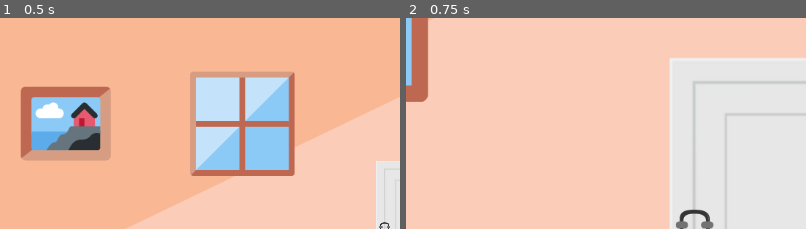
Above: before the commit, frames 1-2 (left to right).
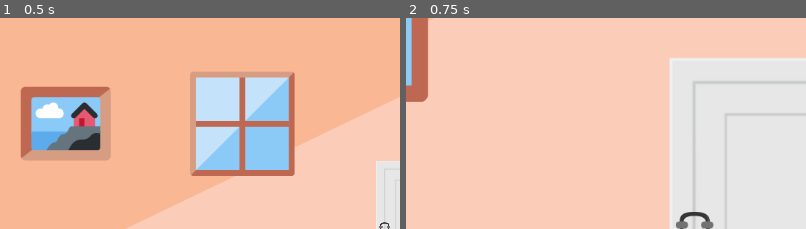
Above: after the commit, the same moments.

Repository: romanzes/godot-escape-room
Game: Godot game, scene res://Game.tscn
The game is run twice, just before and just after one commit, with the same random seed, the same clock (stepped at 60 frames per second) and the same inputs.
Inputs (mouse positions are % of the whole screen's width and height, from its top left):
- Up to frame 1 (0.5 s): no input
- Up to frame 2 (0.75 s): tap Enter at 0.5 s; move the mouse to (67, 61) at 0.52 s; click (67, 61) at 0.67 s
The pictures show only the part of the screen within x 14-64%, y 8-58%; the shares and areas given below are measured in that part.

Frame 1 is identical in both runs. In frame 2, 0.2% of the frame differs, in the area x 68-76%, y 90-97%.

Commit message:
Unlock the lock on click

Diff:
--- /dev/null
+++ b/Door_Closeup.gd
@@ -0,0 +1,13 @@
+extends Node2D
+
+onready var game = get_node("/root/Node2D/")
+
+func _on_Lock_input_event(viewport, event, shape_idx):
+	if (event is InputEventMouseButton && event.pressed):
+		game.doorState = game.DoorState.CLOSED
+		$AnimationPlayer.play("lock_opening")
+
+func _on_AnimationPlayer_animation_finished(anim_name):
+	if (anim_name == "lock_opening"):
+		$Wall/Lock.queue_free()
+		game.changeLocation("res://Wall1.tscn")
--- a/Door_Closeup.tscn
+++ b/Door_Closeup.tscn
@@ -1,31 +1,78 @@
-[gd_scene load_steps=7 format=2]
+[gd_scene load_steps=10 format=2]
 
 [ext_resource path="res://images/arrow_back.png" type="Texture" id=1]
 [ext_resource path="res://images/door_closeup.png" type="Texture" id=2]
 [ext_resource path="res://images/lock_top_part.png" type="Texture" id=3]
 [ext_resource path="res://images/lock_bottom_part.png" type="Texture" id=4]
 [ext_resource path="res://images/door_lock_thingy.png" type="Texture" id=5]
+[ext_resource path="res://Door_Closeup.gd" type="Script" id=6]
 [ext_resource path="res://Teleport.tscn" type="PackedScene" id=8]
 
+[sub_resource type="RectangleShape2D" id=2]
+extents = Vector2( 35, 50 )
+
+[sub_resource type="Animation" id=3]
+resource_name = "lock_opening"
+tracks/0/type = "value"
+tracks/0/path = NodePath("Wall/Lock/LockTopPart:position")
+tracks/0/interp = 1
+tracks/0/loop_wrap = true
+tracks/0/imported = false
+tracks/0/enabled = true
+tracks/0/keys = {
+"times": PoolRealArray( 0, 1 ),
+"transitions": PoolRealArray( 1, 1 ),
+"update": 0,
+"values": [ Vector2( 0, -30 ), Vector2( 0, -66 ) ]
+}
+tracks/1/type = "value"
+tracks/1/path = NodePath("Wall/Lock/LockBottomPart:position")
+tracks/1/interp = 1
+tracks/1/loop_wrap = true
+tracks/1/imported = false
+tracks/1/enabled = true
+tracks/1/keys = {
+"times": PoolRealArray( 0, 1 ),
+"transitions": PoolRealArray( 1, 1 ),
+"update": 0,
+"values": [ Vector2( 0, 0 ), Vector2( 0, 8 ) ]
+}
+
 [node name="Node2D" type="Node2D"]
+script = ExtResource( 6 )
 
 [node name="Wall" type="Sprite" parent="."]
 texture = ExtResource( 2 )
 centered = false
 
-[node name="LockTopPart" type="Sprite" parent="Wall"]
-position = Vector2( 549, 324 )
+[node name="Lock" type="Node2D" parent="Wall"]
+position = Vector2( 549, 357 )
+
+[node name="LockTopPart" type="Sprite" parent="Wall/Lock"]
+position = Vector2( 0, -30 )
 texture = ExtResource( 3 )
+
+[node name="LockBottomPart" type="Sprite" parent="Wall/Lock"]
+texture = ExtResource( 4 )
+
+[node name="Area2D" type="Area2D" parent="Wall/Lock"]
+
+[node name="CollisionShape2D" type="CollisionShape2D" parent="Wall/Lock/Area2D"]
+position = Vector2( 0, -15 )
+shape = SubResource( 2 )
 
 [node name="DoorLockThingy" type="Sprite" parent="Wall"]
 position = Vector2( 549, 327 )
+z_index = 1
 texture = ExtResource( 5 )
-
-[node name="LockBottomPart" type="Sprite" parent="Wall"]
-position = Vector2( 549, 357 )
-texture = ExtResource( 4 )
 
 [node name="ArrowBack" parent="." instance=ExtResource( 8 )]
 position = Vector2( 459, 540 )
 texture = ExtResource( 1 )
 scene_path = "res://Wall1.tscn"
+
+[node name="AnimationPlayer" type="AnimationPlayer" parent="."]
+anims/lock_opening = SubResource( 3 )
+
+[connection signal="input_event" from="Wall/Lock/Area2D" to="." method="_on_Lock_input_event"]
+[connection signal="animation_finished" from="AnimationPlayer" to="." method="_on_AnimationPlayer_animation_finished"]
--- a/Wall1.gd
+++ b/Wall1.gd
@@ -7,6 +7,8 @@
 		$Picture.queue_free()
 	if (game.vasePickedUp):
 		$Vase.queue_free()
+	if (game.doorState != game.DoorState.LOCKED):
+		$Lock.queue_free()
 	updateDoor()
 
 
--- a/Wall1.tscn
+++ b/Wall1.tscn
@@ -108,19 +108,22 @@
 [node name="CollisionShape2D" type="CollisionShape2D" parent="Door/Area2D"]
 shape = SubResource( 2 )
 
-[node name="LockTopPart" type="Sprite" parent="Door"]
+[node name="Lock" type="Node2D" parent="."]
+position = Vector2( 731, 349 )
+
+[node name="LockTopPart" type="Sprite" parent="Lock"]
 position = Vector2( -51.45, -20.3 )
 scale = Vector2( 0.3, 0.3 )
 texture = ExtResource( 12 )
 
-[node name="DoorLockThingy" type="Sprite" parent="Door"]
+[node name="LockBottomPart" type="Sprite" parent="Lock"]
+position = Vector2( -51.45, -10.3 )
+scale = Vector2( 0.3, 0.3 )
+texture = ExtResource( 13 )
+
+[node name="DoorLockThingy" type="Sprite" parent="Lock"]
 position = Vector2( -51.45, -19.3 )
 scale = Vector2( 0.3, 0.3 )
 texture = ExtResource( 14 )
 
-[node name="LockBottomPart" type="Sprite" parent="Door"]
-position = Vector2( -51.45, -10.3 )
-scale = Vector2( 0.3, 0.3 )
-texture = ExtResource( 13 )
-
 [connection signal="input_event" from="Door/Area2D" to="." method="_on_Door_input_event"]
